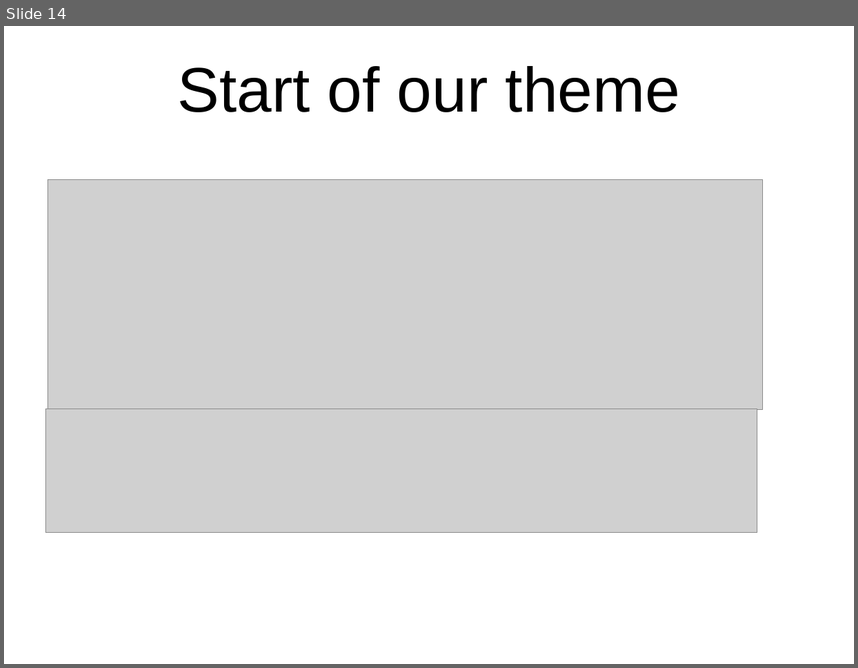
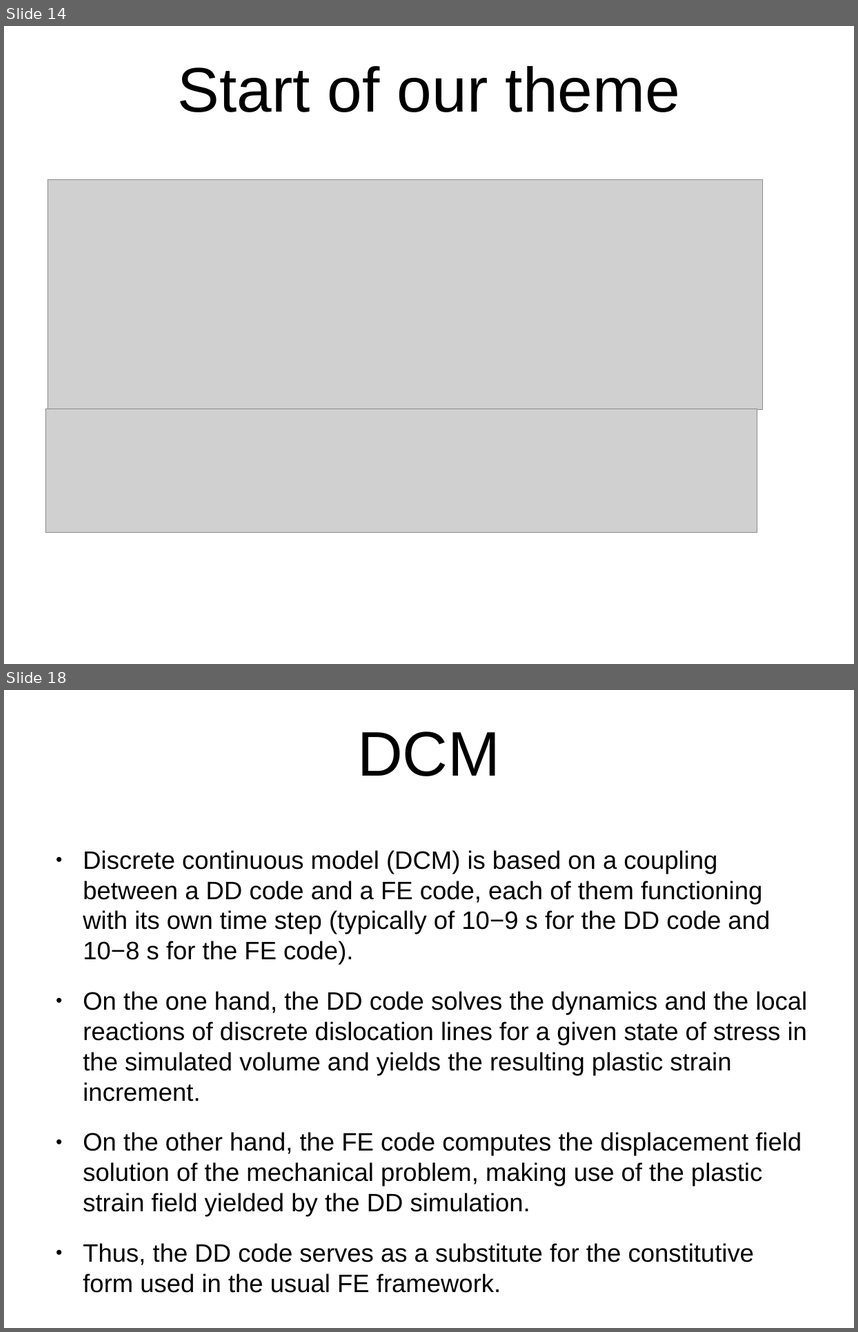
Before and after one commit to sushanthk15/JournalClub2, a slide deck: Review Presentation.odp. Shown one above the other, each under a label of ours: slide 14 before the commit, slides 14 and 18 after it; the slides between them are not shown. The pictures are 858x668 and 858x1332 pixels, drawn with LibreOffice and Linux fonts; fonts in the diff are those of the drawing; grey boxes stand for pictures; background and template pictures are left out. Boxes give left, top, right and bottom in pixels: in the first picture for what was removed or moved away, otherwise in the second. Text is boxed around its words. In the diff, an @@ line names an element or a change of style, - is before the commit and + after.

```diff
--- a/Review Presentation.odp
+++ b/Review Presentation.odp
@@ slide 18 added at box(4, 690, 854, 1328), background picture (left out) @@
@@ title added at box(357, 731, 500, 776), 58.7 pt, text #000000 @@
+DCM
@@ text added at box(83, 850, 807, 1292), 23.5 pt, text #000000 @@
+● Discrete continuous model (DCM) is based on a coupling between a DD code and a FE code, each of them functioning with its own time step (typically of 10−9 s for the DD code and 10−8 s for the FE code).
+● On the one hand, the DD code solves the dynamics and the local reactions of discrete dislocation lines for a given state of stress in the simulated volume and yields the resulting plastic strain increment.
+● On the other hand, the FE code computes the displacement field solution of the mechanical problem, making use of the plastic strain field yielded by the DD simulation.
+● Thus, the DD code serves as a substitute for the constitutive form used in the usual FE framework.
```
Also in this commit, not shown: 1 slide changed, 6 other slides added, 1 slide removed, 3 other files.
